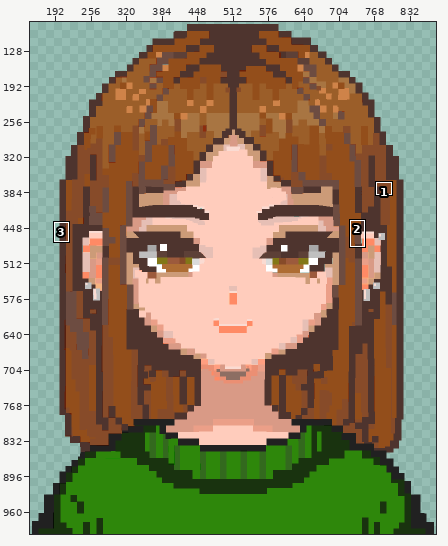
Two versions of one sprite sheet, img/pfp.png. The picture above shows the old version from afar; the outline marks the close-up.
Close-up. Before:
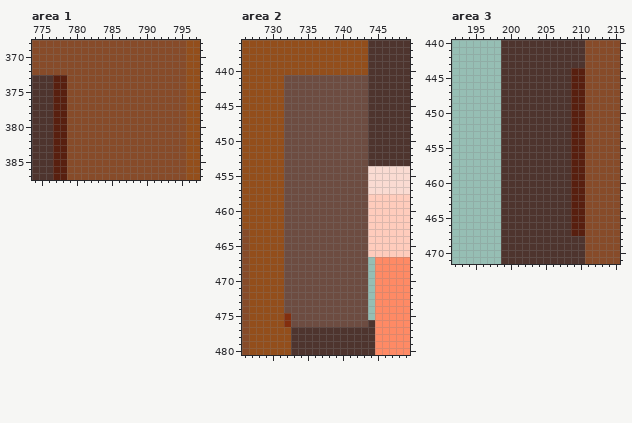
The file is 1000x1000 pixels. Colours within 5 levels of each other are drawn and written as one. Shown: area 1: x 774..797, y 368..387; area 2: x 726..749, y 436..480; area 3: x 192..215, y 440..471. The wide view leaves out empty margins. The commit also changed other parts of the picture, which this record leaves out.
Now the later version:
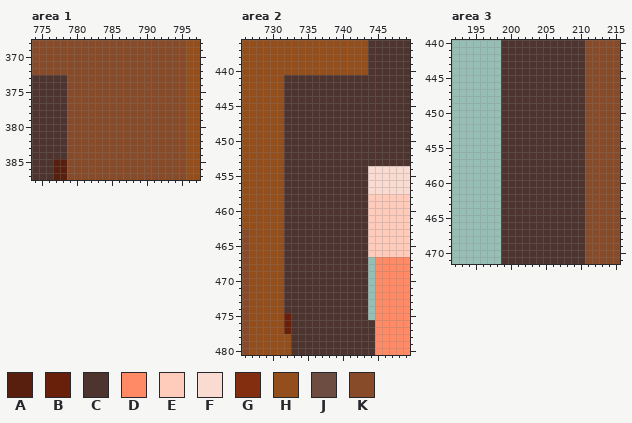
Palette (. is transparent): A #581f0f  B #69200a  C #4e342e  D #ff8a65  E #ffccbc  F #fadbd2  G #832e0e  H #934e1b  J #6d4c41  K #874b29
What changed:
Changed rows in their new state; - is an unchanged pixel.
Area 1:
first column x 777:
373 CC
374 CC
375 CC
376 CC
377 CC
378 CC
379 CC
380 CC
381 CC
382 CC
383 CC
384 CC
Area 2:
first column x 732:
441 CCCCCCCCCCCC
442 CCCCCCCCCCCC
443 CCCCCCCCCCCC
444 CCCCCCCCCCCC
445 CCCCCCCCCCCC
446 CCCCCCCCCCCC
447 CCCCCCCCCCCC
448 CCCCCCCCCCCC
449 CCCCCCCCCCCC
450 CCCCCCCCCCCC
451 CCCCCCCCCCCC
452 CCCCCCCCCCCC
453 CCCCCCCCCCCC
454 CCCCCCCCCCCC
455 CCCCCCCCCCCC
456 CCCCCCCCCCCC
457 CCCCCCCCCCCC
458 CCCCCCCCCCCC
459 CCCCCCCCCCCC
460 CCCCCCCCCCCC
461 CCCCCCCCCCCC
462 CCCCCCCCCCCC
463 CCCCCCCCCCCC
464 CCCCCCCCCCCC
465 CCCCCCCCCCCC
466 CCCCCCCCCCCC
467 CCCCCCCCCCCC
468 CCCCCCCCCCCC
469 CCCCCCCCCCCC
470 CCCCCCCCCCCC
471 CCCCCCCCCCCC
472 CCCCCCCCCCCC
473 CCCCCCCCCCCC
474 CCCCCCCCCCCC
475 BCCCCCCCCCCC
476 BCCCCCCCCCCC
477 B-----------
Area 3:
first column x 209:
444 CC
445 CC
446 CC
447 CC
448 CC
449 CC
450 CC
451 CC
452 CC
453 CC
454 CC
455 CC
456 CC
457 CC
458 CC
459 CC
460 CC
461 CC
462 CC
463 CC
464 CC
465 CC
466 CC
467 CC
